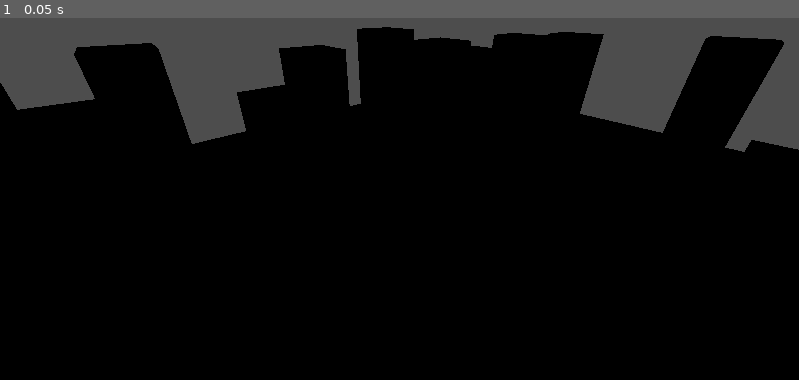
Above: before the commit, frame 1.
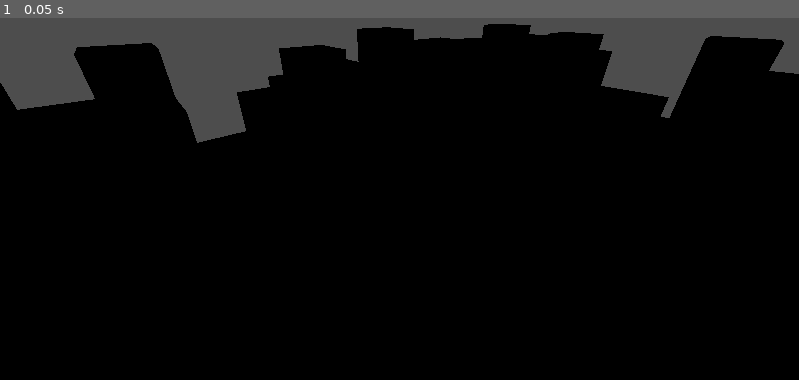
Above: after the commit, the same moment.

Repository: npoy/3d-roguelike-poc
Game: Godot game, scene res://Level/LevelGenerator/LevelGenerator.tscn
Same seed, same stepped clock (60 frames per second), same inputs: the game is played once before the commit and once after it.
Inputs:
- Up to frame 1 (0.05 s): no input

The runs differ from the first frame. In frame 1, 3.0% of the frame differs, in the area x 22-100%, y 1-38%.

Commit message:
Added new shader material to the autogenerated map

Diff:
--- a/Level/FGShaderMaterial.tres
+++ b/Level/LevelGenerator/FGShaderMaterial.tres
@@ -5,5 +5,6 @@
 [resource]
 render_priority = 0
 shader = ExtResource("1_ftmhc")
-shader_parameter/BackgroundColor = Color(0, 0, 1, 1)
-shader_parameter/ForegroundColor = Color(1, 0, 0, 1)
+shader_parameter/BackgroundColor = Color(1, 0.815686, 0, 1)
+shader_parameter/ForegroundColor = Color(0, 1, 0, 1)
+shader_parameter/LevelDepth = 0
--- a/Level/LevelGenerator/LevelGenerator.gd
+++ b/Level/LevelGenerator/LevelGenerator.gd
@@ -3,6 +3,8 @@
 
 @export var GroundScene: PackedScene
 @export var ObstacleScene: PackedScene
+
+var shader_material: ShaderMaterial
 
 @export_range(1, 21) var map_width: int = 11:
 	get: return map_width
@@ -74,6 +76,7 @@
 func generate_map() -> void:
 	clear_map()
 	add_map()
+	update_obstacle_material()
 	add_obstacles()
 
 func clear_map() -> void:
@@ -86,6 +89,13 @@
 	ground.size = Vector3(map_width, 1, map_depth)
 	ground.global_transform.origin = Vector3(0, 0, 0)
 	add_child(ground)
+
+func update_obstacle_material() -> void:
+	var temp_obstacle: CSGBox3D = ObstacleScene.instantiate()
+	shader_material = temp_obstacle.material as ShaderMaterial
+	shader_material.set_shader_parameter("ForegroundColor", foreground_color)
+	shader_material.set_shader_parameter("BackgroundColor", background_color)
+	shader_material.set_shader_parameter("LevelDepth", map_depth)
 
 func add_obstacles() -> void:
 	fill_map_coords()
@@ -101,10 +111,10 @@
 	obstacle_position -= Vector3(map_width/2, 0, map_depth/2)
 	var obstacle: CSGBox3D = ObstacleScene.instantiate()
 
-	var material := StandardMaterial3D.new()
-	material.albedo_color = get_color_at_depth(coord.z)
+	#var material := StandardMaterial3D.new()
+	#material.albedo_color = get_color_at_depth(coord.z)
+	#obstacle.material = material
 
-	obstacle.material = material
 	obstacle.height = get_obstacle_height()
 	obstacle.global_transform.origin = obstacle_position + Vector3(0, obstacle.get_size().y/2, 0)
 	add_child(obstacle)
--- a/Level/LevelGenerator/LevelGenerator.tres
+++ b/Level/LevelGenerator/LevelGenerator.tres
@@ -1,4 +1,15 @@
-[gd_resource type="VisualShader" load_steps=9 format=3 uid="uid://dgmso81cwkmce"]
+[gd_resource type="VisualShader" load_steps=13 format=3 uid="uid://dgmso81cwkmce"]
+
+[sub_resource type="VisualShaderNodeFloatOp" id="VisualShaderNodeFloatOp_rpq44"]
+default_input_values = [0, 0.0, 1, 15.0]
+operator = 3
+
+[sub_resource type="VisualShaderNodeFloatOp" id="VisualShaderNodeFloatOp_anjo0"]
+default_input_values = [0, 0.0, 1, 0.5]
+
+[sub_resource type="VisualShaderNodeIntParameter" id="VisualShaderNodeIntParameter_our2o"]
+parameter_name = "LevelDepth"
+default_value = 15
 
 [sub_resource type="VisualShaderNodeInput" id="VisualShaderNodeInput_otubx"]
 input_name = "color"
@@ -24,12 +35,16 @@
 [sub_resource type="VisualShaderNodeInput" id="VisualShaderNodeInput_3sgvh"]
 input_name = "model_matrix"
 
+[sub_resource type="VisualShaderNodeVectorOp" id="VisualShaderNodeVectorOp_mxtfk"]
+operator = 1
+
 [resource]
 code = "shader_type spatial;
 render_mode blend_mix, depth_draw_opaque, cull_back, diffuse_lambert, specular_schlick_ggx;
 
 uniform vec4 BackgroundColor : source_color;
 uniform vec4 ForegroundColor : source_color;
+uniform int LevelDepth;
 
 
 
@@ -46,8 +61,12 @@
 	vec3 n_out4p0 = (n_out5p0 * vec4(n_out2p0, 1.0)).xyz;
 
 
+// VectorOp:6
+	vec3 n_out6p0 = n_out4p0 - n_out2p0;
+
+
 // Output:0
-	COLOR.rgb = n_out4p0;
+	COLOR.rgb = n_out6p0;
 
 
 }
@@ -71,8 +90,21 @@
 	float n_out5p2 = vec3(n_out3p0.xyz).z;
 
 
+// IntParameter:12
+	int n_out12p0 = LevelDepth;
+
+
+// FloatOp:10
+	float n_out10p0 = n_out5p2 / float(n_out12p0);
+
+
+// FloatOp:11
+	float n_in11p1 = 0.50000;
+	float n_out11p0 = n_out10p0 + n_in11p1;
+
+
 // Mix:9
-	vec3 n_out9p0 = mix(vec3(n_out7p0.xyz), vec3(n_out6p0.xyz), n_out5p2);
+	vec3 n_out9p0 = mix(vec3(n_out7p0.xyz), vec3(n_out6p0.xyz), n_out11p0);
 
 
 // Output:0
@@ -81,24 +113,32 @@
 
 }
 "
-graph_offset = Vector2(147.293, 27.5645)
-nodes/vertex/0/position = Vector2(1240, 140)
+graph_offset = Vector2(1.25983, 367.178)
+nodes/vertex/0/position = Vector2(1620, 120)
 nodes/vertex/2/node = SubResource("VisualShaderNodeInput_onuiw")
 nodes/vertex/2/position = Vector2(340, 260)
 nodes/vertex/4/node = SubResource("VisualShaderNodeTransformVecMult_c4j0r")
-nodes/vertex/4/position = Vector2(820, 200)
+nodes/vertex/4/position = Vector2(880, 160)
 nodes/vertex/5/node = SubResource("VisualShaderNodeInput_3sgvh")
 nodes/vertex/5/position = Vector2(340, 140)
-nodes/vertex/connections = PackedInt32Array(2, 0, 4, 1, 4, 0, 0, 6, 5, 0, 4, 0)
+nodes/vertex/6/node = SubResource("VisualShaderNodeVectorOp_mxtfk")
+nodes/vertex/6/position = Vector2(1220, 220)
+nodes/vertex/connections = PackedInt32Array(2, 0, 4, 1, 5, 0, 4, 0, 2, 0, 6, 1, 4, 0, 6, 0, 6, 0, 0, 6)
 nodes/fragment/0/position = Vector2(1520, 100)
 nodes/fragment/3/node = SubResource("VisualShaderNodeInput_otubx")
-nodes/fragment/3/position = Vector2(380, 160)
+nodes/fragment/3/position = Vector2(400, 60)
 nodes/fragment/5/node = SubResource("VisualShaderNodeVectorDecompose_sjb27")
-nodes/fragment/5/position = Vector2(460, 440)
+nodes/fragment/5/position = Vector2(420, 500)
 nodes/fragment/6/node = SubResource("VisualShaderNodeColorParameter_j6yam")
-nodes/fragment/6/position = Vector2(720, 140)
+nodes/fragment/6/position = Vector2(740, 60)
 nodes/fragment/7/node = SubResource("VisualShaderNodeColorParameter_gm1kq")
-nodes/fragment/7/position = Vector2(720, 300)
+nodes/fragment/7/position = Vector2(740, 220)
 nodes/fragment/9/node = SubResource("VisualShaderNodeMix_fuhdr")
-nodes/fragment/9/position = Vector2(1240, 320)
-nodes/fragment/connections = PackedInt32Array(3, 0, 5, 0, 9, 0, 0, 0, 5, 2, 9, 2, 6, 0, 9, 1, 7, 0, 9, 0)
+nodes/fragment/9/position = Vector2(1220, 400)
+nodes/fragment/10/node = SubResource("VisualShaderNodeFloatOp_rpq44")
+nodes/fragment/10/position = Vector2(740, 520)
+nodes/fragment/11/node = SubResource("VisualShaderNodeFloatOp_anjo0")
+nodes/fragment/11/position = Vector2(960, 520)
+nodes/fragment/12/node = SubResource("VisualShaderNodeIntParameter_our2o")
+nodes/fragment/12/position = Vector2(420, 700)
+nodes/fragment/connections = PackedInt32Array(3, 0, 5, 0, 9, 0, 0, 0, 6, 0, 9, 1, 7, 0, 9, 0, 5, 2, 10, 0, 10, 0, 11, 0, 11, 0, 9, 2, 12, 0, 10, 1)
--- a/Level/LevelGenerator/LevelGenerator.tscn
+++ b/Level/LevelGenerator/LevelGenerator.tscn
@@ -11,11 +11,12 @@
 ObstacleScene = ExtResource("3_bq0al")
 map_width = 19
 map_depth = 15
+obstacle_density = 0.45
 obstacle_max_height = 2.299
 obstacle_min_height = 1.076
 rng_seed = 1
-foreground_color = Color(0.32549, 0.109804, 0.901961, 1)
-background_color = Color(0.419608, 0.878431, 0.752941, 1)
+foreground_color = Color(0, 1, 0, 1)
+background_color = Color(1, 0.815686, 0, 1)
 
 [node name="Camera3D" type="Camera3D" parent="."]
 transform = Transform3D(0.739468, 0.302579, -0.60136, 0.00859971, 0.888977, 0.457871, 0.673137, -0.343752, 0.654768, 0, 3.31132, 0)
--- a/Level/LevelGenerator/Obstacle.tscn
+++ b/Level/LevelGenerator/Obstacle.tscn
@@ -1,7 +1,7 @@
 [gd_scene load_steps=2 format=3 uid="uid://ccq2edoytk6re"]
 
-[ext_resource type="Material" uid="uid://bck5r6c8y4ytx" path="res://Level/level_grid.tres" id="1_ybf4s"]
+[ext_resource type="Material" uid="uid://caso0e1mtk77o" path="res://Level/LevelGenerator/FGShaderMaterial.tres" id="1_g5308"]
 
 [node name="CSGBox3D2" type="CSGBox3D" groups=["World"]]
 use_collision = true
-material = ExtResource("1_ybf4s")
+material = ExtResource("1_g5308")
--- a/Level/shader-test.tscn
+++ b/Level/shader-test.tscn
@@ -1,6 +1,6 @@
 [gd_scene load_steps=3 format=3 uid="uid://dwo0gopd5maf5"]
 
-[ext_resource type="Material" uid="uid://caso0e1mtk77o" path="res://Level/FGShaderMaterial.tres" id="1_bbwif"]
+[ext_resource type="Material" uid="uid://caso0e1mtk77o" path="res://Level/LevelGenerator/FGShaderMaterial.tres" id="1_bbwif"]
 
 [sub_resource type="BoxMesh" id="BoxMesh_xgleb"]
 
